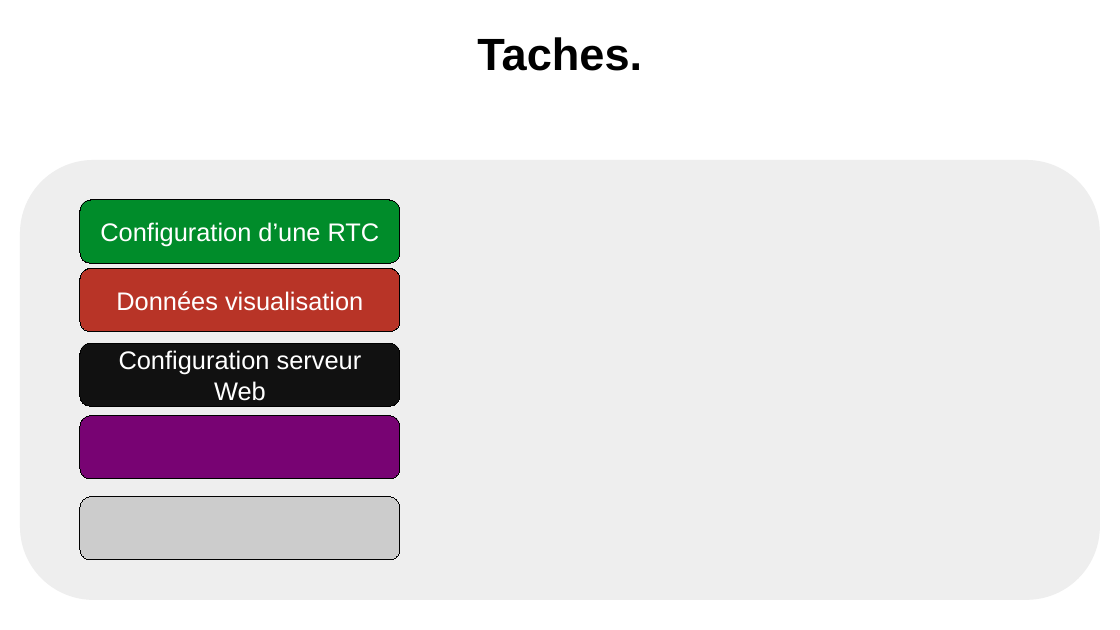
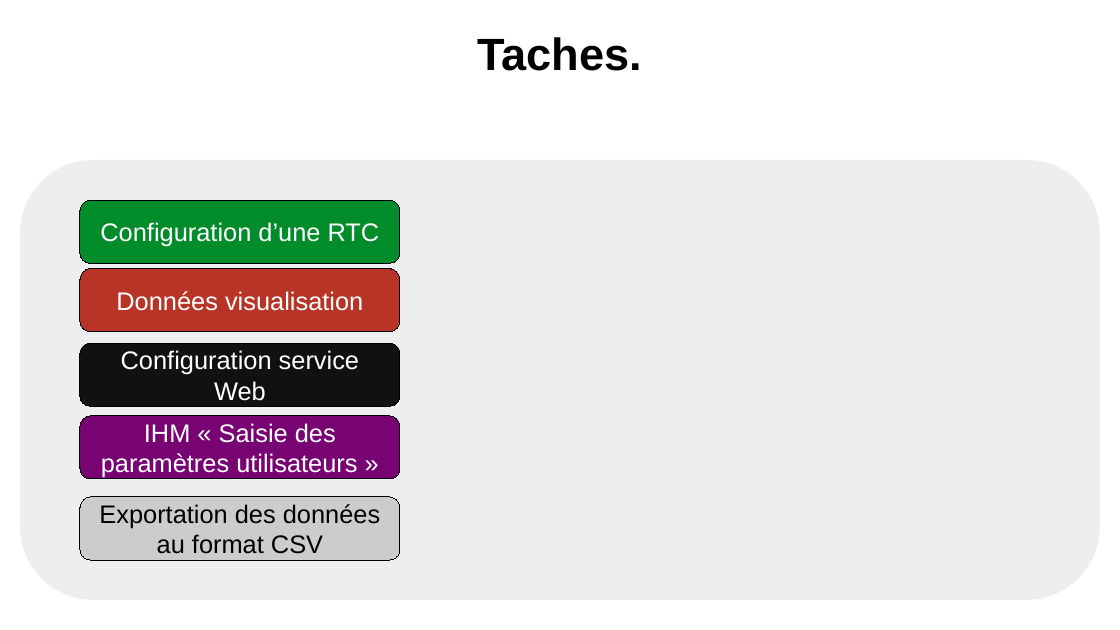
Before and after one commit to Sauvage89/sechoir-houblon, a slide deck: slide 27 of doc/diaporama/revu2/revu2_sauvage.odp (slide 29 before the commit). Drawn at 1120x630 pixels with LibreOffice and Linux fonts; fonts in the diff are those of the drawing. Boxes give left, top, right and bottom in pixels: in the first picture for what was removed or moved away, otherwise in the second. Text is boxed around its words. In the diff, an @@ line names an element or a change of style, - is before the commit and + after.

```diff
--- a/doc/diaporama/revu2/revu2_sauvage.odp
+++ b/doc/diaporama/revu2/revu2_sauvage.odp
@@ text in rounded rectangle at [121, 350, 359, 401]: text changed @@
-Configuration serveur Web
+Configuration service Web
@@ text in rounded rectangle at [101, 423, 357, 478]: text added @@
+IHM « Saisie des paramètres utilisateurs »
@@ text in rounded rectangle at [99, 504, 380, 554]: text added @@
+Exportation des données au format CSV
```
Also in this commit, not shown: 11 other slides changed, 2 slides removed, 1 other file.
